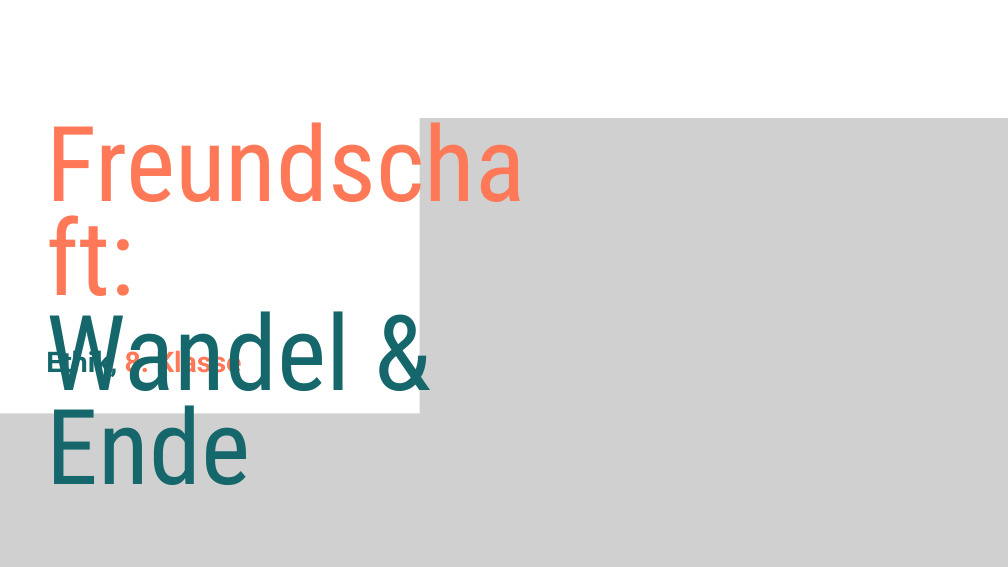
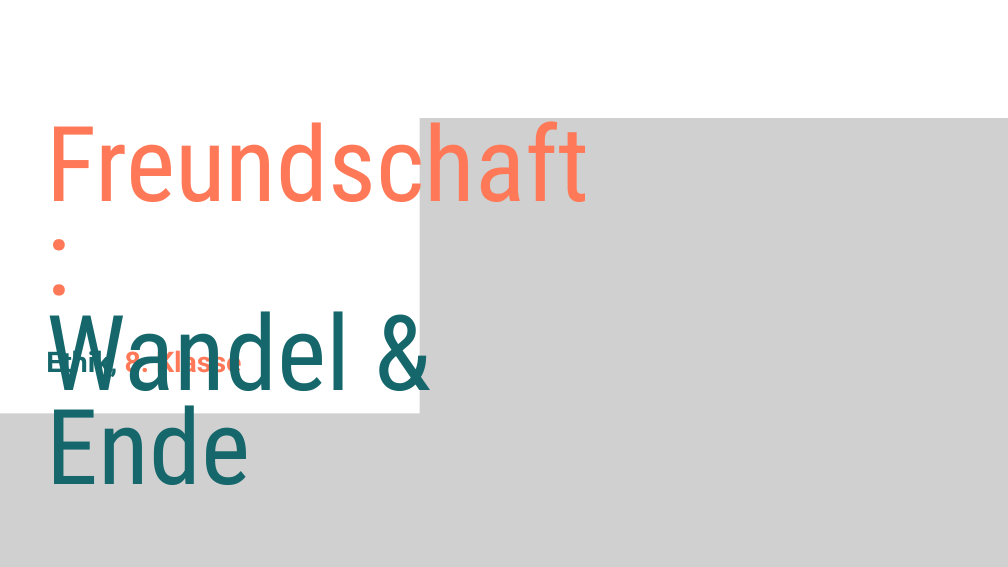
Before and after one commit to aligih2017-bot/ba92ebb05a, a slide deck: slide 1 of Liebe und Partnerschaft/Freundschaft/praesentation-stunde2-freundschaft.pptx. Drawn at 1008x567 pixels with LibreOffice and Linux fonts; fonts in the diff are those of the drawing; grey boxes stand for pictures; background and template pictures are left out. Boxes give left, top, right and bottom in pixels: in the first picture for what was removed or moved away, otherwise in the second. Text is boxed around its words. In the diff, an @@ line names an element or a change of style, - is before the commit and + after.

```diff
--- a/Liebe und Partnerschaft/Freundschaft/praesentation-stunde2-freundschaft.pptx
+++ b/Liebe und Partnerschaft/Freundschaft/praesentation-stunde2-freundschaft.pptx
@@ text "Freundschaft:" rewrapped from box(46, 293, 350, 485) to box(46, 118, 589, 485) @@
```
Also in this commit, not shown: 2 other files.
